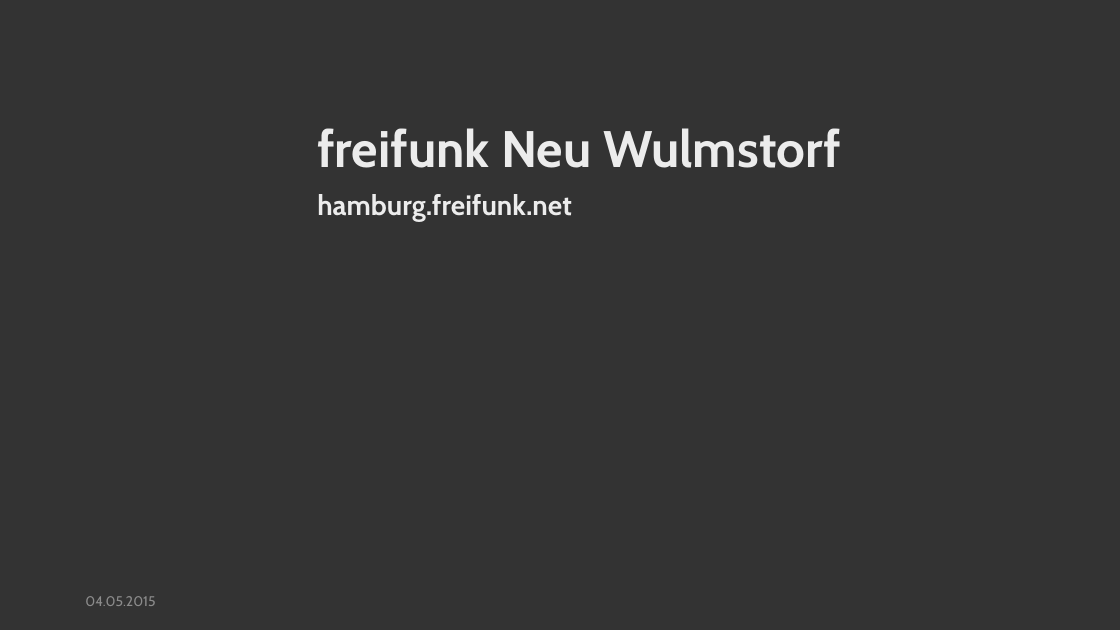
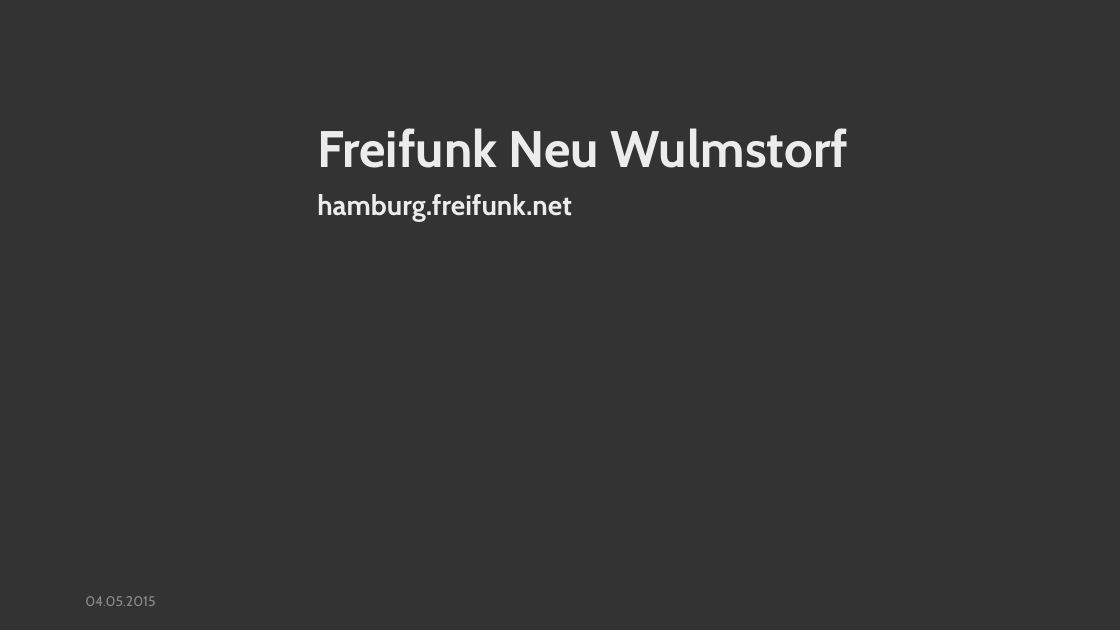
Before and after one commit to freifunkhamburg/praesentationen, a slide deck: slide 1 of 2015.05.04 freifunk Neu Wulmstorf.pptx. Drawn at 1120x630 pixels with LibreOffice and Linux fonts; fonts in the diff are those of the drawing; background and template pictures are left out. Boxes give left, top, right and bottom in pixels: in the first picture for what was removed or moved away, otherwise in the second. Text is boxed around its words. In the diff, an @@ line names an element or a change of style, - is before the commit and + after.

```diff
--- a/2015.05.04 freifunk Neu Wulmstorf.pptx
+++ b/2015.05.04 freifunk Neu Wulmstorf.pptx
@@ title at <box>317,128,849,168</box>: text changed @@
-freifunk Neu Wulmstorf
+Freifunk Neu Wulmstorf
```
Also in this commit, not shown: 4 other slides changed, 1 other file.
